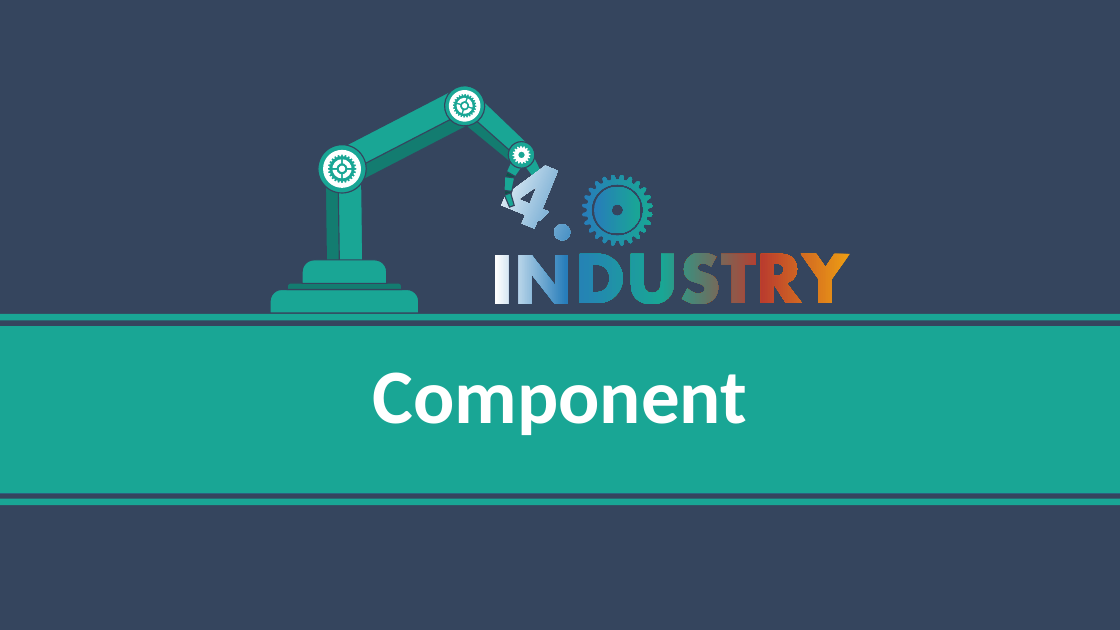
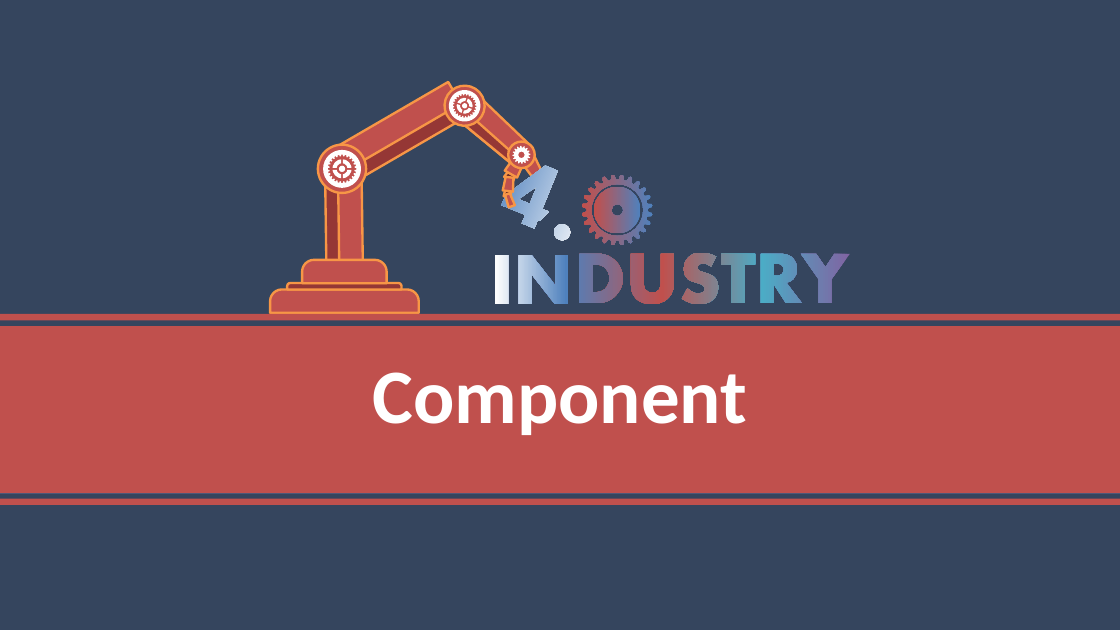
Before and after one commit to thanhlongvl/sportdemo, a slide deck: slide 12 of thuyettrinhgfinal_1.pptx. Drawn at 1120x630 pixels with LibreOffice and Linux fonts; fonts in the diff are those of the drawing. Boxes give left, top, right and bottom in pixels: in the first picture for what was removed or moved away, otherwise in the second. Text is boxed around its words. In the diff, an @@ line names an element or a change of style, - is before the commit and + after.

```diff
--- a/thuyettrinhgfinal_1.pptx
+++ b/thuyettrinhgfinal_1.pptx
@@ rounded rectangle at box(339, 82, 467, 178): fill #19A695 to #C0504D; outline #35455E 1 pt to #F79646 2 pt; rotation 242 to 239 degrees @@
@@ outline redrawn in 4 elements at box(455, 96, 475, 116), box(323, 150, 361, 187), box(509, 142, 535, 169), box(445, 86, 484, 125) @@
@@ rounded rectangle at box(352, 104, 468, 180): fill #137D70 to #953735; outline #35455E 1 pt to #F79646 2 pt; rotation 242 to 239 degrees @@
@@ fill #19A695 to #C0504D; outline #35455E 1 pt to #F79646 2 pt in 10 elements at box(522, 156, 544, 179), box(534, 178, 546, 193), box(534, 194, 545, 208), box(455, 93, 535, 169), box(439, 81, 490, 131), box(271, 290, 419, 313), box(326, 165, 363, 270), box(302, 260, 387, 283), box(503, 136, 541, 174), box(318, 145, 365, 192) @@
@@ freeform shape at box(498, 156, 591, 243): fill gradient #FFFFFF to #277DBA to gradient #FFFFFF to #4F81BD; outline redrawn @@
@@ trapezoid at box(503, 177, 514, 191): fill #19A695 to #C0504D; outline #35455E 1 pt to #F79646 2 pt; mirrored; rotation 186 to 6 degrees @@
@@ trapezoid at box(504, 171, 516, 182): fill #0C534A to #632523; outline #35455E 1 pt to #F79646 2 pt; mirrored; rotation 209 to 29 degrees @@
@@ trapezoid at box(504, 154, 526, 178): fill #19A695 to #C0504D; outline #35455E 1 pt to #F79646 2 pt; mirrored; rotation 209 to 29 degrees @@
@@ trapezoid at box(533, 173, 545, 184): fill #0C534A to #632523; outline #35455E 1 pt to #F79646 2 pt @@
@@ freeform shape at box(582, 175, 653, 245): fill gradient #277DBA to #19A695 to gradient #4F81BD to #C0504D; outline redrawn @@
@@ trapezoid at box(504, 189, 512, 197): fill #0C534A to #632523; outline #35455E 1 pt to #F79646 2 pt; mirrored; rotation 186 to 6 degrees @@
@@ trapezoid at box(505, 193, 515, 207): fill #19A695 to #C0504D; outline #35455E 1 pt to #F79646 2 pt; mirrored; rotation 160 to 340 degrees @@
@@ trapezoid at box(537, 191, 546, 199): fill #0C534A to #632523; outline #35455E 1 pt to #F79646 2 pt @@
@@ freeform shape at box(594, 187, 640, 233): fill gradient #277DBA to #19A695 to gradient #4F81BD to #C0504D @@
@@ freeform shape at box(496, 253, 850, 304): fill gradient #EE9E13 to #BA3C2E to #19A695 to #277DBA to #FFFFFF to gradient #8064A2 to #4BACC6 to #C0504D to #4F81BD to #FFFFFF; outline redrawn @@
@@ fill #137D70 to #953735; outline #35455E 1 pt to #F79646 2 pt in 3 elements at box(455, 108, 522, 169), box(325, 165, 339, 270), box(287, 283, 402, 290) @@
@@ rectangle at box(0, 326, 1120, 368): fill #EE9E13 to #8064A2 @@
@@ rectangle at box(0, 368, 1120, 410): fill #9AB854 to #9BBB59 @@
@@ rectangle at box(0, 452, 1120, 494): fill #277DBA to #4F81BD @@
@@ fill #19A695 to #C0504D in 4 elements at box(0, 326, 1120, 493), box(0, 314, 1120, 321), box(0, 410, 1120, 452), box(0, 499, 1120, 506) @@
```
Also in this commit, not shown: 24 other slides changed, 1 slide added.
